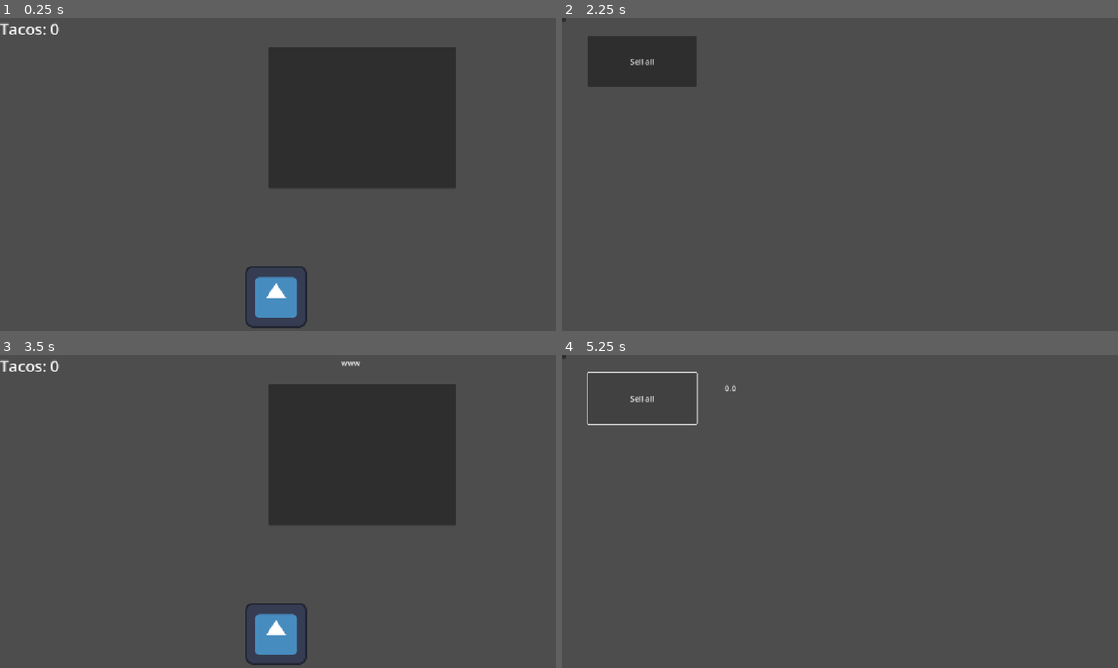
Above: before the commit, frames 1-4 (two rows, left to right).
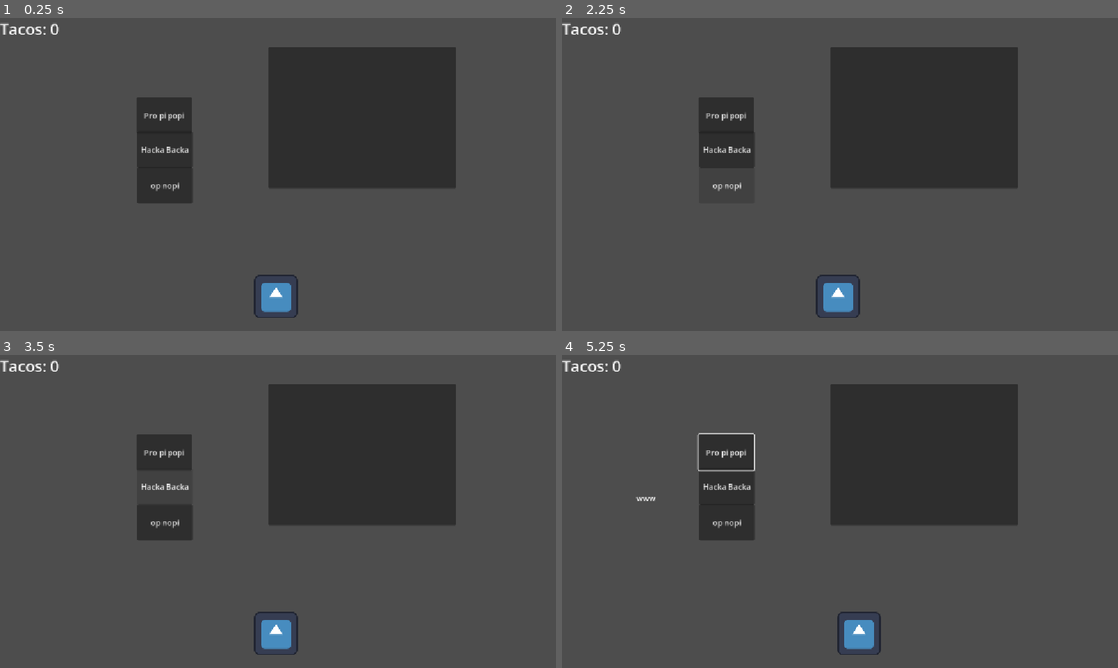
Above: after the commit, the same moments.

Repository: mubixd69-ux/Untitilidy
Game: Godot game, scene res://scenes/main.tscn
The game is run twice, just before and just after one commit, with the same random seed, the same clock (stepped at 60 frames per second) and the same inputs. The engine's default icon, where the game draws it, is replaced by a stand-in: a white triangle on a blue panel in a dark square.
Inputs (mouse positions are in pixels of both pictures, inside the frame that each line leads up to; where the layout moved, square brackets give the same spot in the first picture):
- Up to frame 1 (0.25 s): no input
- Up to frame 2 (2.25 s): click (923, 118) at 0.5 s; click (562, 21) at 1.25 s; click (728, 183) [923, 118] at 2 s
- Up to frame 3 (3.5 s): click (166, 486) [0, 358] at 2.75 s
- Up to frame 4 (5.25 s): click (728, 452) [923, 455] at 3.5 s; click (639, 398) at 4.25 s, where only the run before the commit has a clickable "Sell all"; hold Right (ui_right) from 5.03 s (still down)

The runs differ from the first frame. In frame 1, 4.1% of the frame differs, in the area x 24-56%, y 25-100%; in frame 2, 21%, in the area x 0-82%, y 0-96%; in frame 3, 3.2%; in frame 4, 20%.

Commit message:
Added new hats
That boost the stats of the player

Diff:
--- a/scenes/bag.tscn
+++ b/scenes/bag.tscn
@@ -7,6 +7,7 @@
 size = Vector2(130, 13)
 
 [node name="Bag" type="Area2D" unique_id=1964959240]
+scale = Vector2(0.7, 0.7)
 script = ExtResource("1_8dtae")
 
 [node name="Sprite2D" type="Sprite2D" parent="." unique_id=283368597]
--- /dev/null
+++ b/scenes/hud.gd
@@ -0,0 +1,9 @@
+extends Control
+
+@onready var taco_label = $Label
+
+var taco_count: int = 0
+
+func update_tacos() -> void:
+	if taco_label and "tacos" in GameData:
+		taco_label.text = "Tacos: " + str(GameData.tacos)
--- a/scenes/main.tscn
+++ b/scenes/main.tscn
@@ -2,14 +2,44 @@
 
 [ext_resource type="Script" uid="uid://ckt0rxvitvgj5" path="res://scripts/spawner.gd" id="1_0wfyh"]
 [ext_resource type="PackedScene" uid="uid://clkgu8jwn7caf" path="res://scenes/bag.tscn" id="2_0wfyh"]
+[ext_resource type="Script" uid="uid://c52lcxawoe63c" path="res://scripts/Hats/hacka.gd" id="2_o6xl0"]
 [ext_resource type="PackedScene" uid="uid://cc4o3k0ti6iyk" path="res://scenes/hud.tscn" id="3_sugp2"]
+[ext_resource type="Script" uid="uid://cl2mh0mnp8lig" path="res://scripts/Hats/pro.gd" id="3_tipki"]
 [ext_resource type="Script" uid="uid://uossa1k8xcvl" path="res://scenes/changescene1.gd" id="4_jyhfs"]
+[ext_resource type="Script" uid="uid://dt431gigwdtis" path="res://scenes/hud.gd" id="4_tbgi4"]
+[ext_resource type="Script" uid="uid://d3et4lha8n47y" path="res://scripts/op.gd" id="6_tefeu"]
 
 [node name="main" type="Node2D" unique_id=879004149]
 
-[node name="TacoSpawner" type="Node2D" parent="." unique_id=1261658961 node_paths=PackedStringArray("bag")]
+[node name="op" type="Button" parent="." unique_id=1086982537]
+offset_left = 284.0
+offset_top = 309.0
+offset_right = 399.0
+offset_bottom = 384.0
+text = "op nopi"
+script = ExtResource("6_tefeu")
+
+[node name="hacka" type="Button" parent="." unique_id=1062749207]
+offset_left = 284.0
+offset_top = 235.0
+offset_right = 399.0
+offset_bottom = 310.0
+text = "Hacka Backa
+"
+script = ExtResource("2_o6xl0")
+
+[node name="pro" type="Button" parent="." unique_id=895986020]
+offset_left = 283.0
+offset_top = 164.0
+offset_right = 398.0
+offset_bottom = 239.0
+text = "Pro pi popi"
+script = ExtResource("3_tipki")
+
+[node name="TacoSpawner" type="Node2D" parent="." unique_id=1261658961 node_paths=PackedStringArray("bag", "ui")]
 script = ExtResource("1_0wfyh")
 bag = NodePath("../Bag")
+ui = NodePath("../HUD")
 
 [node name="Bag" parent="." unique_id=1964959240 node_paths=PackedStringArray("hud") instance=ExtResource("2_0wfyh")]
 position = Vector2(572, 577)
@@ -20,6 +50,7 @@
 offset_top = -4.0
 offset_right = -6.0
 offset_bottom = -4.0
+script = ExtResource("4_tbgi4")
 
 [node name="Change scene" type="Button" parent="." unique_id=1521850587]
 offset_left = 556.0
@@ -28,4 +59,7 @@
 offset_bottom = 353.0
 script = ExtResource("4_jyhfs")
 
+[connection signal="pressed" from="op" to="op" method="_on_pressed"]
+[connection signal="pressed" from="hacka" to="hacka" method="_on_pressed"]
+[connection signal="pressed" from="pro" to="pro" method="_on_pressed"]
 [connection signal="pressed" from="Change scene" to="Change scene" method="_on_pressed"]
--- a/scenes/resturant.tscn
+++ b/scenes/resturant.tscn
@@ -1,7 +1,8 @@
 [gd_scene format=3 uid="uid://q21o424aio3m"]
 
-[ext_resource type="Script" uid="uid://b00662t5amjsw" path="res://scripts/sell_all_tacos.gd" id="1_p8umn"]
+[ext_resource type="Script" uid="uid://dgof5imxg0u2e" path="res://scripts/sell_all_tacos.gd" id="1_p8umn"]
 [ext_resource type="Script" uid="uid://chykt2wyf511y" path="res://scenes/button.gd" id="2_p8umn"]
+[ext_resource type="Script" uid="uid://d3et4lha8n47y" path="res://scripts/op.gd" id="3_d63j6"]
 
 [node name="Resturant" type="Node2D" unique_id=314803452]
 
@@ -25,4 +26,13 @@
 offset_bottom = 8.0
 script = ExtResource("2_p8umn")
 
+[node name="op" type="Button" parent="." unique_id=1819637977]
+offset_left = 103.0
+offset_top = 155.0
+offset_right = 218.0
+offset_bottom = 230.0
+text = "op nopi"
+script = ExtResource("3_d63j6")
+
 [connection signal="pressed" from="Button" to="Button" method="_on_pressed"]
+[connection signal="pressed" from="op" to="op" method="_on_pressed"]
--- a/scripts/GameData.gd
+++ b/scripts/GameData.gd
@@ -1,6 +1,7 @@
 extends Node
 
 var taco_count: int = 0
+var taco_coins: float = 0.0
 
 func add_taco(amount: int = 1, multipliar: int = 1) -> void:
 	taco_count += amount * multipliar
--- /dev/null
+++ b/scripts/Hats/hacka.gd
@@ -0,0 +1,16 @@
+extends Button
+
+@export var cost: float = 10.0
+
+
+func _on_pressed() -> void:
+	if GameData.taco_coins >= cost:
+		GameData.taco_coins -= cost
+
+		$"../Bag".speed = 800
+		$"../Bag".acceleration = 3300
+		$"../Bag".scale.x = 1.1
+		$"../Bag".scale.y = 1.1
+
+		disabled = true
+		print("Hacka Backa")
--- /dev/null
+++ b/scripts/Hats/pro.gd
@@ -0,0 +1,15 @@
+extends Button
+
+@export var price: float = 10
+
+func _on_pressed() -> void:
+	if GameData.taco_coins >= price:
+		GameData.taco_coins -= price
+
+		$"../Bag".speed = 650
+		$"../Bag".acceleration = 3150
+		$"../Bag".scale.x = 1
+		$"../Bag".scale.y = 1
+
+		disabled = true
+		print("Propi Popi")
--- a/scripts/bag.gd
+++ b/scripts/bag.gd
@@ -1,8 +1,8 @@
 extends Area2D
 
 
-@export var speed: float = 500.0
-@export var acceleration: float = 2500.0
+@export var speed: float = 400
+@export var acceleration: float = 2000.0
 @export var friction: float = 2000.0
 
 @export var hud: Control
--- /dev/null
+++ b/scripts/op.gd
@@ -0,0 +1,15 @@
+extends Button
+
+@export var cost: float = 10.0
+
+func _on_pressed() -> void:
+	if GameData.taco_coins >= cost:
+		GameData.taco_coins -= cost
+
+		$"../Bag".speed = 600
+		$"../Bag".acceleration = 3000
+		$"../Bag".scale.x = 0.9
+		$"../Bag".scale.y = 0.9
+
+		disabled = true
+		print("op mode op")
--- a/scripts/sell_all_tacos.gd
+++ b/scripts/sell_all_tacos.gd
@@ -1,7 +1,6 @@
 extends Button
 
 @export var ui: Control
-var TacoCoin:float = 0
 var random_price:float = 2.0
 
 func _ready() -> void:
@@ -19,9 +18,8 @@
 func _pressed() -> void:
 	var tacos_sold = GameData.taco_count
 
-	TacoCoin += tacos_sold * random_price
-	print(tacos_sold)
-	print(random_price)
+	GameData.taco_coins += tacos_sold * random_price
 	GameData.taco_count = 0
 
-	$"../money".text = str(TacoCoin)
+	if has_node("../money"):
+		$"../money".text = str(snapped(GameData.taco_coins, 0.01))
Not shown, added: scenes/hud.gd.uid
Not shown, added: scripts/Hats/hacka.gd.uid
Not shown, added: scripts/Hats/pro.gd.uid
Not shown, added: scripts/op.gd.uid
Not shown, added: scripts/sell_all_tacos.gd.uid
